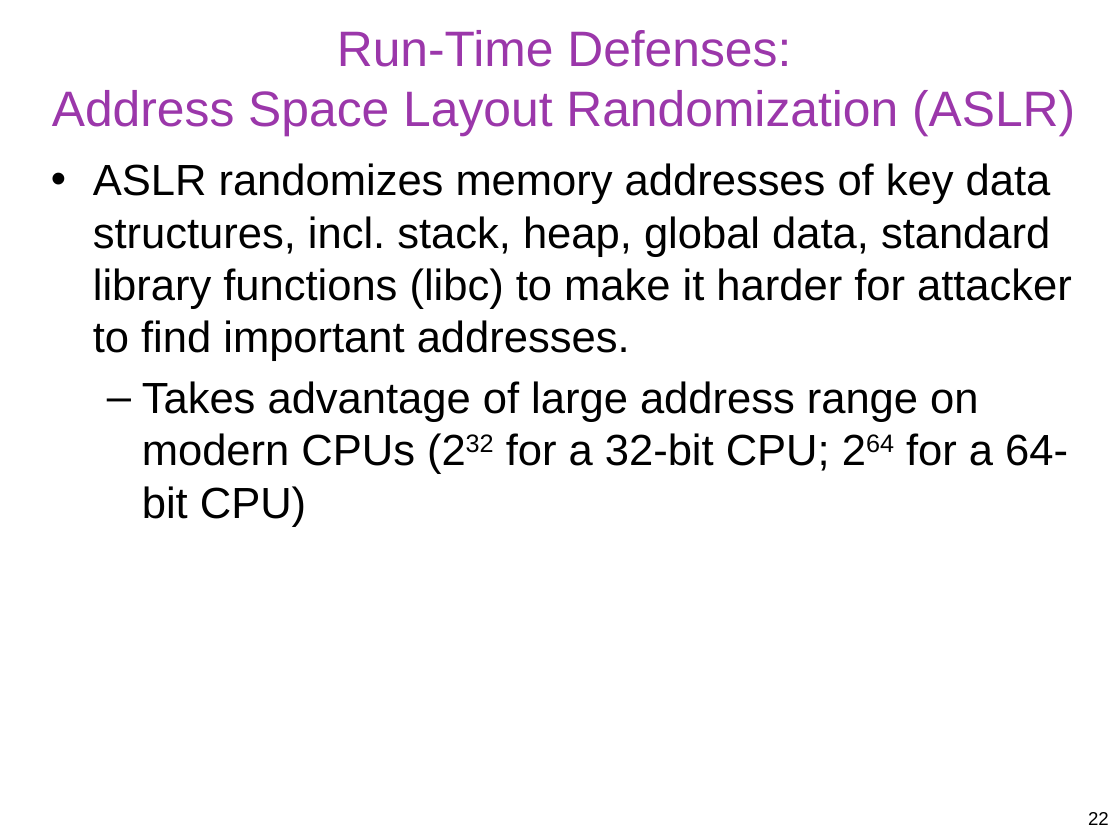
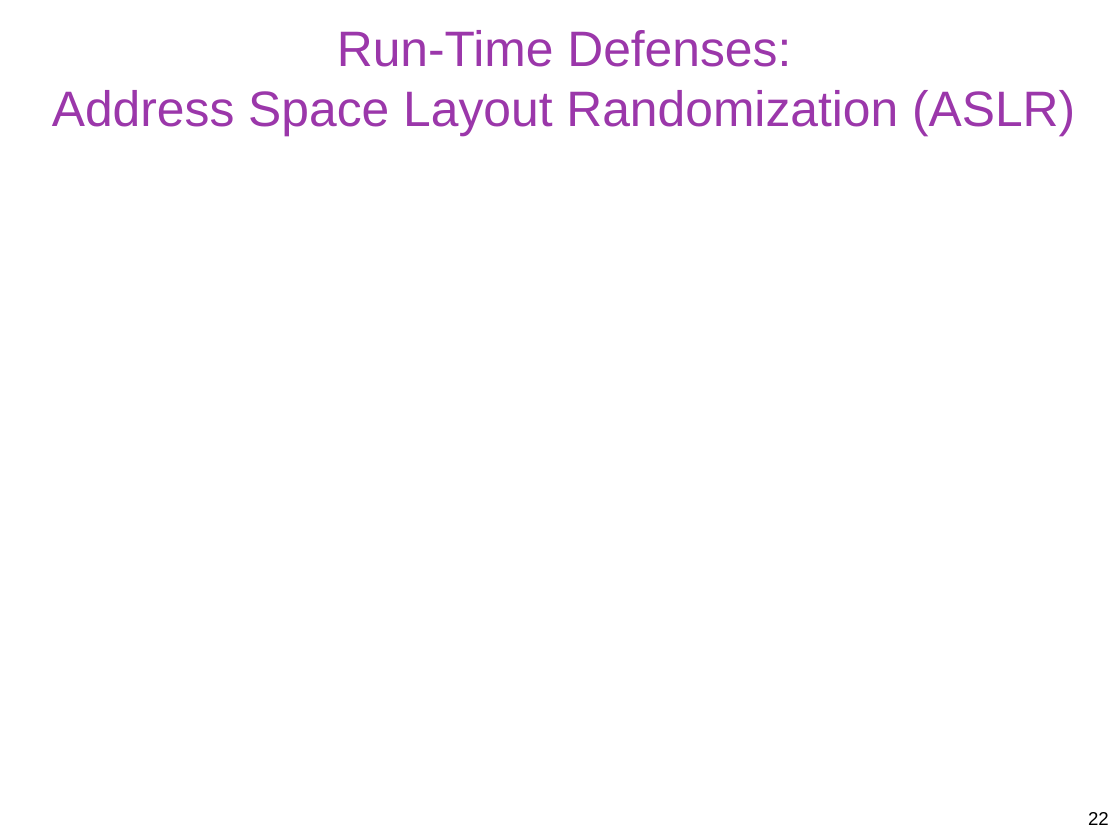
Before and after one commit to gulaoshi/gu.github.io, a slide deck: slide 22 of InfoSec/PPTs/L11-CH10-Buffer Overflow.pptx. Drawn at 1120x840 pixels with LibreOffice and Linux fonts; fonts in the diff are those of the drawing; grey boxes stand for pictures. Boxes give left, top, right and bottom in pixels: in the first picture for what was removed or moved away, otherwise in the second. Text is boxed around its words. In the diff, an @@ line names an element or a change of style, - is before the commit and + after.

```diff
--- a/InfoSec/PPTs/L11-CH10-Buffer Overflow.pptx
+++ b/InfoSec/PPTs/L11-CH10-Buffer Overflow.pptx
@@ text removed at (x1=93, y1=163, x2=1072, y2=527) @@
-• ASLR randomizes memory addresses of key data structures, incl. stack, heap, global data, standard library functions (libc) to make it harder for attacker to find important addresses.
-  – Takes advantage of large address range on modern CPUs (232 for a 32-bit CPU; 264 for a 64-bit CPU)
```
Also in this commit, not shown: 4 other slides changed, 3 slides added, 1 slide removed, 24 other files.
